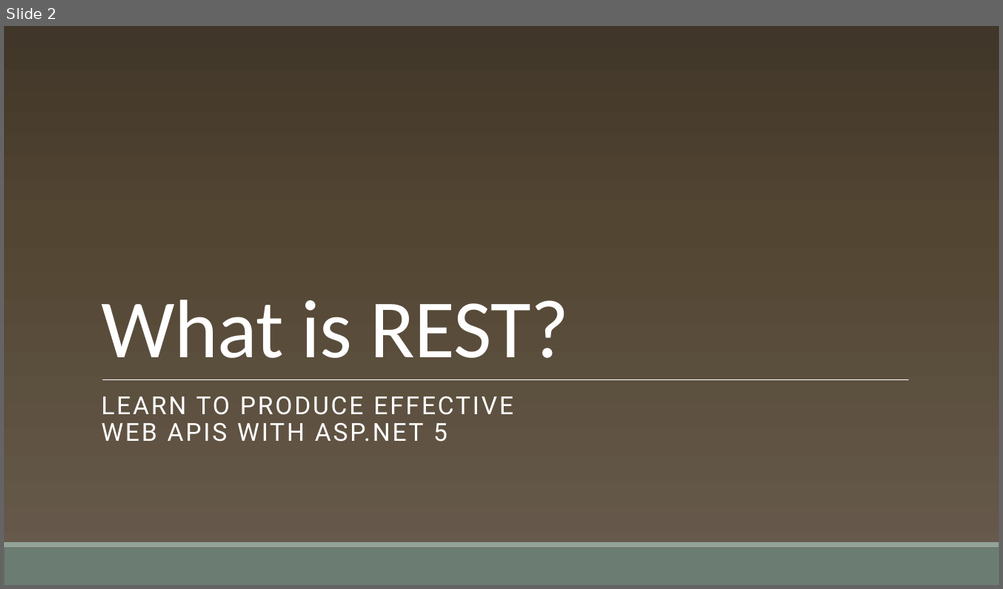
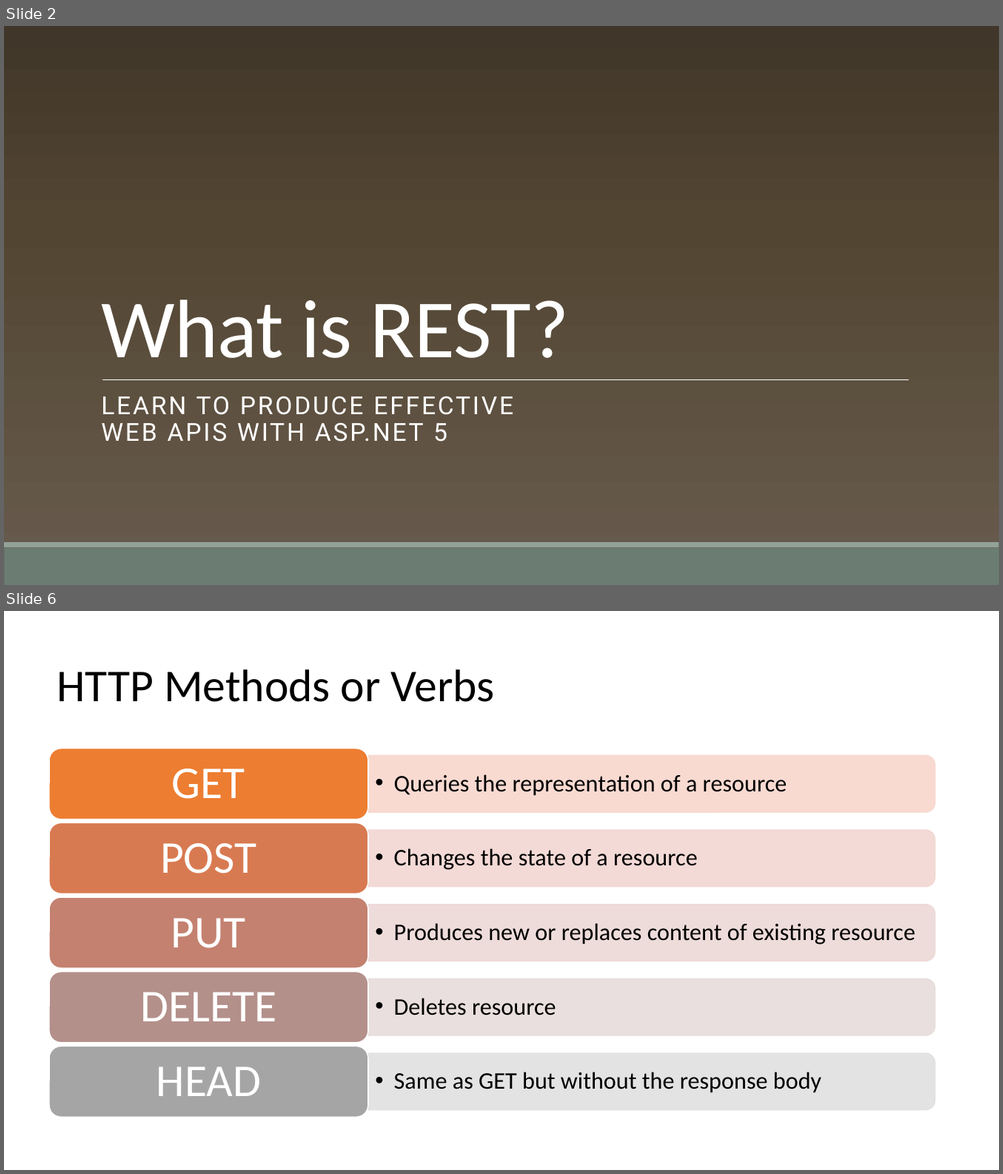
Before and after one commit to cwoodruff/aspnet-5-web-api-workshop, a slide deck: module-1/01-02 What is REST/01-02 What is REST.pptx. Shown one above the other, each under a label of ours: slide 2 before the commit, slides 2 and 6 after it; the slides between them are not shown. The pictures are 1003x589 and 1003x1174 pixels, drawn with LibreOffice and Linux fonts; fonts in the diff are those of the drawing; background and template pictures are left out. Boxes give left, top, right and bottom in pixels: in the first picture for what was removed or moved away, otherwise in the second. Text is boxed around its words. In the diff, an @@ line names an element or a change of style, - is before the commit and + after.

```diff
--- a/module-1/01-02 What is REST/01-02 What is REST.pptx
+++ b/module-1/01-02 What is REST/01-02 What is REST.pptx
@@ slide 6 added at (x1=4, y1=611, x2=999, y2=1170), background #FFFFFF @@
@@ title added at (x1=57, y1=669, x2=495, y2=702), 44 pt, text #000000 @@
+HTTP Methods or Verbs
@@ group added at (x1=50, y1=749, x2=935, y2=1118): 10 texts, 5 round same rects, 5 rounded rectangles @@
+  • Queries the representation of a resource
+GET
+  • Changes the state of a resource
+POST
+  • Produces new or replaces content of existing resource
+PUT
+  • Deletes resource
+DELETE
+  • Same as GET but without the response body
+HEAD
```
Also in this commit, not shown: 31 other slides added, 1 slide removed, 6 other files.
